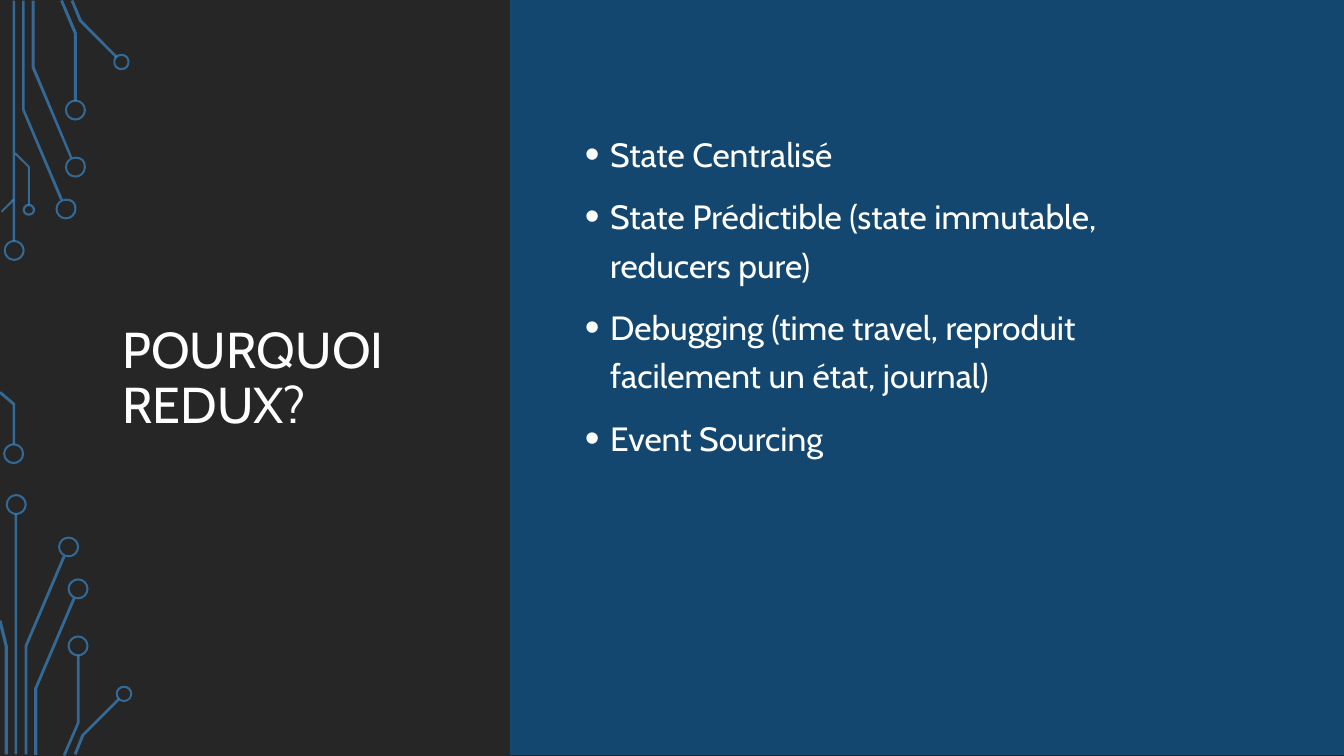
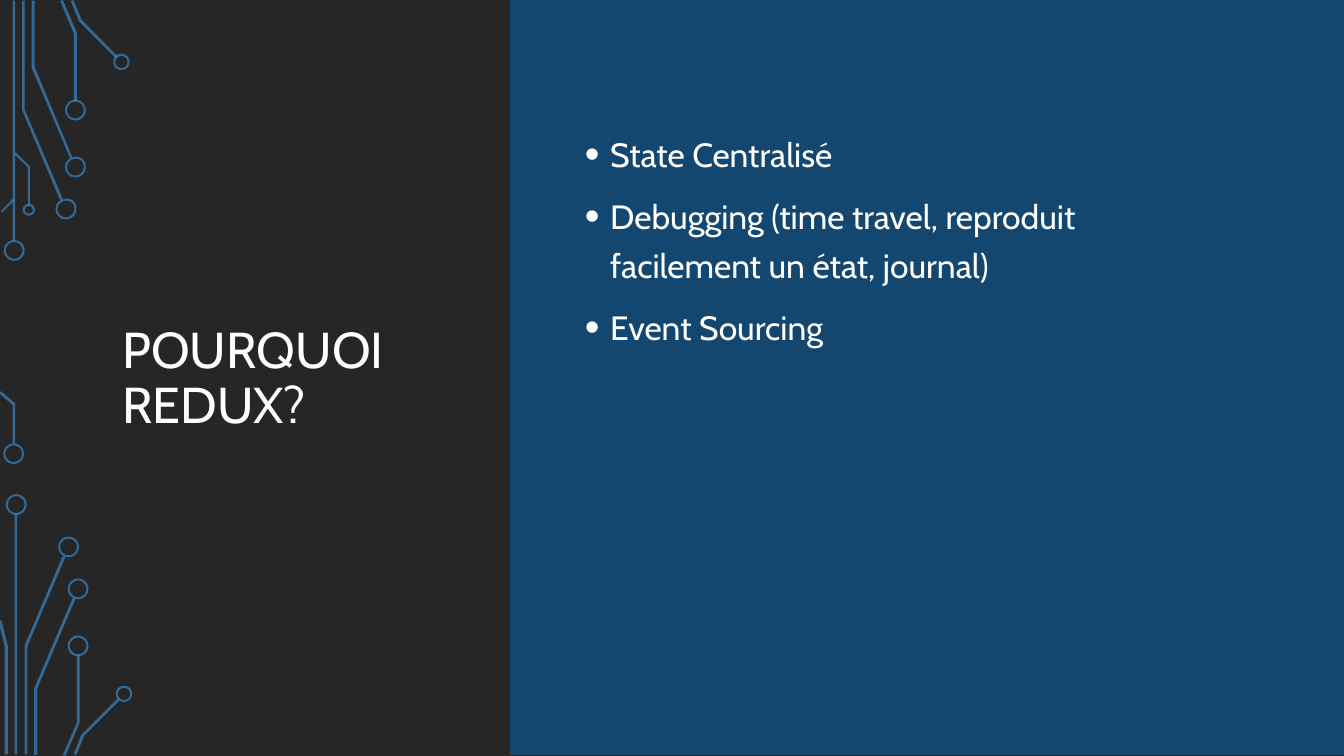
Before and after one commit to samuelgaudreau/formation-front-end-3, a slide deck: slide 5 of part-1/Redux+Patterns.pptx. Drawn at 1344x756 pixels with LibreOffice and Linux fonts; fonts in the diff are those of the drawing; background and template pictures are left out. Boxes give left, top, right and bottom in pixels: in the first picture for what was removed or moved away, otherwise in the second. Text is boxed around its words. In the diff, an @@ line names an element or a change of style, - is before the commit and + after.

Commit message:
WIP

```diff
--- a/part-1/Redux+Patterns.pptx
+++ b/part-1/Redux+Patterns.pptx
@@ text at box(610, 203, 1096, 286): paragraph removed @@
-• State Prédictible (state immutable, reducers pure)
```
